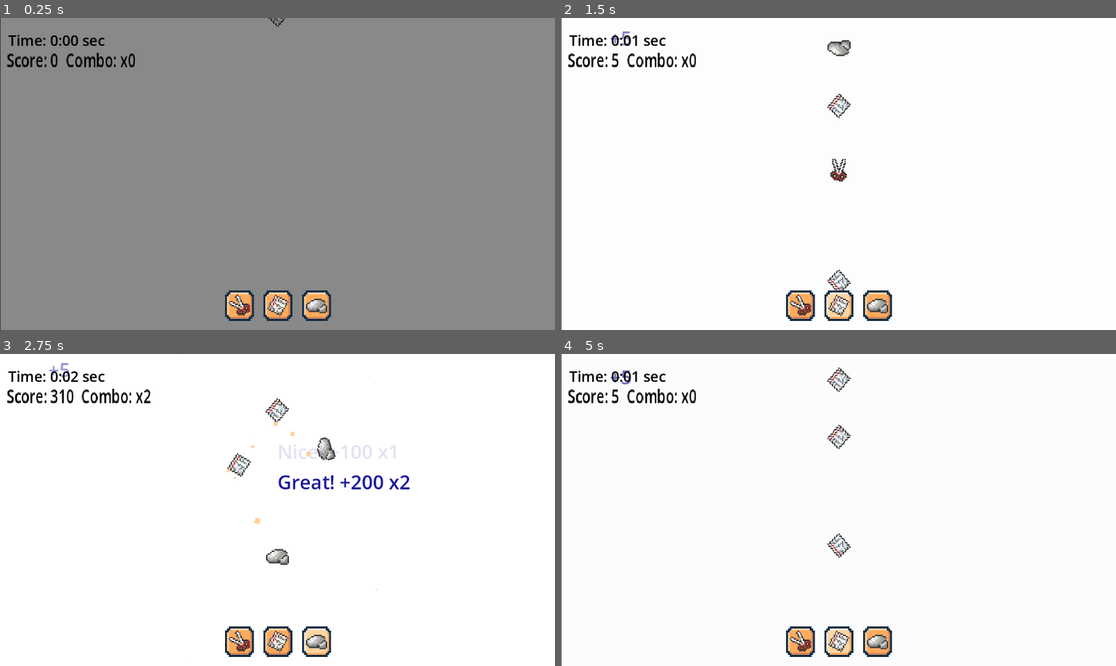
Above: before the commit, frames 1-4 (two rows, left to right).
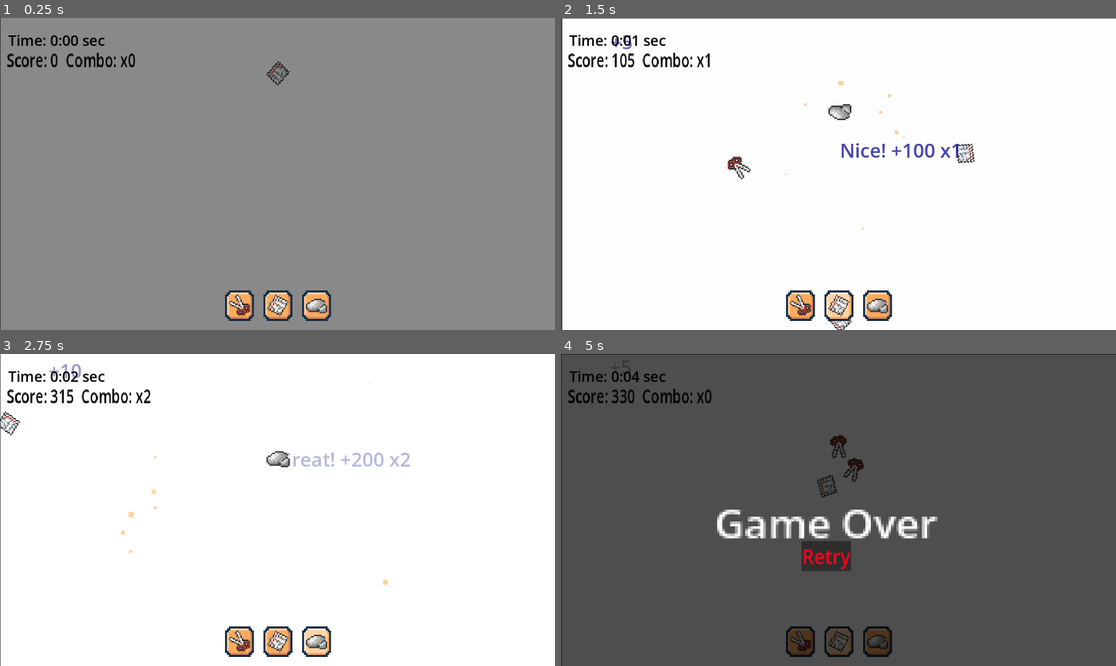
Above: after the commit, the same moments.

Repository: WebsterMiguelle/UnnamedRPS_MockProject
Game: Godot game, scene res://Scenes/Main.tscn
Same seed, same stepped clock (60 frames per second), same inputs: the game is played once before the commit and once after it.
Inputs (mouse positions are in pixels of both pictures, inside the frame that each line leads up to):
- Up to frame 1 (0.25 s): no input
- Up to frame 2 (1.5 s): click (799, 305) at 0.5 s; click (838, 305) at 1.25 s
- Up to frame 3 (2.75 s): click (316, 641) at 2 s
- Up to frame 4 (5 s): click (799, 641) at 2.75 s; click (827, 553) at 3.5 s, where only the run before the commit has a clickable "Retry"; click (838, 641) at 4.25 s

The runs differ from the first frame. In frame 1, 0.2% of the frame differs, in the area x 47-53%, y 0-22%; in frame 2, 2.4%; in frame 3, 2.2%; in frame 4, 99%, in the area x 0-100%, y 0-100%.

Commit message:
Combo System Implemented (Fixed Difficulty Curving)

Diff:
--- a/Scenes/Main.tscn
+++ b/Scenes/Main.tscn
@@ -4,7 +4,7 @@
 [ext_resource type="Script" uid="uid://ccvyibobltoo8" path="res://Scripts/color_rect.gd" id="2_4aqey"]
 [ext_resource type="Texture2D" uid="uid://4outa15memkd" path="res://ASSETS/Buttons.png" id="3_4aqey"]
 [ext_resource type="Texture2D" uid="uid://bpqid0b3j45nr" path="res://ASSETS/Icons.png" id="4_xgxeb"]
-[ext_resource type="Script" uid="uid://bl5qa7n8mmpb6" path="res://Scenes/shake_camera.gd" id="5_ltlj5"]
+[ext_resource type="Script" uid="uid://bl5qa7n8mmpb6" path="res://Scripts/shake_camera.gd" id="5_ltlj5"]
 
 [sub_resource type="AtlasTexture" id="AtlasTexture_xgxeb"]
 atlas = ExtResource("3_4aqey")
--- a/Scenes/clash_particles.tscn
+++ b/Scenes/clash_particles.tscn
@@ -1,6 +1,6 @@
 [gd_scene format=3 uid="uid://6j670v8agu4p"]
 
-[ext_resource type="Script" uid="uid://ctd0luj3026do" path="res://Scenes/clash_particles.gd" id="1_fqgyo"]
+[ext_resource type="Script" uid="uid://ctd0luj3026do" path="res://Scripts/clash_particles.gd" id="1_fqgyo"]
 
 [sub_resource type="Curve" id="Curve_pbw6q"]
 _limits = [0.0, 3.0, 0.0, 1.0]
--- a/Scenes/draw_particles.tscn
+++ b/Scenes/draw_particles.tscn
@@ -1,6 +1,6 @@
 [gd_scene format=3 uid="uid://gu2h8scbagpt"]
 
-[ext_resource type="Script" uid="uid://bquhuar4c8bb7" path="res://Scenes/draw_particles.gd" id="1_7hevp"]
+[ext_resource type="Script" uid="uid://bquhuar4c8bb7" path="res://Scripts/draw_particles.gd" id="1_7hevp"]
 
 [sub_resource type="Curve" id="Curve_ulk4y"]
 _limits = [-24.58, 1.0, 0.0, 1.0]
--- a/Scripts/background.gd
+++ b/Scripts/background.gd
@@ -125,7 +125,7 @@
 	var button_pos = button_node.get_global_position()
 	#shape.position = Vector2(get_viewport_rect().size.x / 2, PLAYER_LINE_Y)  # same Y for horizontal line
 	var start_x = get_viewport_rect().size.x / 2
-	var start_y = get_viewport_rect().size.y - 50  # bottom of screen
+	var start_y = get_viewport_rect().size.y + 50  # bottom of screen
 	shape.position = Vector2(start_x, start_y)
 	if shape.has_method("setup"):
 		shape.setup(player_speed, player_acceleration, 0)
@@ -153,38 +153,24 @@
 
 	update_score_label()
 
-	enemy_spawn_timer += delta
-	if enemy_spawn_timer >= enemy_spawn_rate:
-		spawn_enemy_top()
-		enemy_spawn_timer = 0.0
-
 	for player in get_tree().get_nodes_in_group("players"):
-		player.position.y -= player_speed * delta
+		if player.position.y > 0:
+			player.speed += player.acceleration
+		player.position.y -= player.speed * delta
 		check_clash(player)
 		if player.position.y < -50:
 			player.queue_free()
 
 	for enemy in get_tree().get_nodes_in_group("enemies"):
-		if enemy.position.y > get_viewport_rect().size.y:
+		if enemy.speed > final_enemy_speed:
+			enemy.speed -= enemy.decceleration
+		enemy.position.y += enemy.speed * delta
+		if enemy.position.y > get_viewport_rect().size.y and enemy.is_clashed == false:
 			show_game_over()
 			return
 
-	enemy_spawn_timer += delta
-	if enemy_spawn_timer >= enemy_spawn_rate:
-		spawn_enemy_top()
-		enemy_spawn_timer = 0.0
-
-func animate_up(shape):
-	var tween = create_tween()
-	tween.tween_property(shape, "position:y", shape.position.y - 50, 0.5)
-
-func animate_enemy_down(enemy):
-	var bottom_y = get_viewport_rect().size.y + 60
-	var tween = create_tween()
-	tween.set_pause_mode(Tween.TWEEN_PAUSE_STOP)
-	tween.tween_property(enemy, "position:y", bottom_y, 5)
-
-func spawn_enemy_top(value: int = -1):
+
+func spawn_enemy_top(value: int):
 	var shape_scene
 	if value == -1:
 		var rand = randi() % 3
@@ -205,7 +191,6 @@
 	enemy.position = Vector2(get_viewport_rect().size.x / 2, -50)
 	enemy.scale.y = -1
 	add_child(enemy)
-	animate_enemy_down(enemy)
 
 func enemy_headstart():
 	spawn_enemy_top(-1)
@@ -226,7 +211,7 @@
 			player_shape.is_clashed = true
 			resolve_rps(player_shape.type_name, enemy.type_name, player_shape.global_position)
 
-			var shake_power = clamp(0.5 + combo * 0.1, 0.5, 2.0)
+			var shake_power = clamp(0.5 + combo * 0.1, 0.2, 0.8)
 			shake_camera.add_trauma(shake_power)
 			var tween = create_tween()
 			tween.tween_property(Engine, "time_scale", 0.1, 0)
@@ -318,3 +303,11 @@
 func _on_retry_pressed() -> void:
 	get_tree().paused = false
 	get_tree().reload_current_scene()
+
+
+func _on_difficulty_timer_timeout() -> void:
+	final_enemy_speed += 10
+	enemy_spawn_rate -= 0.2
+	enemy_timer.wait_time = enemy_spawn_rate
+	initial_enemy_speed += 25
+	print('DIFFICULTY UP!')
--- a/main.tscn
+++ /dev/null
@@ -1,72 +0,0 @@
-[gd_scene format=3 uid="uid://dh4d75d00eypi"]
-
-[ext_resource type="Script" uid="uid://dm4ama6yvehdp" path="res://background.gd" id="1_0xm2m"]
-[ext_resource type="Script" path="res://color_rect.gd" id="2_h2yge"]
-
-[node name="Main" type="Node2D" unique_id=76817665]
-script = ExtResource("1_0xm2m")
-
-[node name="ColorRect" type="ColorRect" parent="." unique_id=1359677457]
-offset_left = -6.0
-offset_top = 2.0
-offset_right = 1147.0
-offset_bottom = 656.0
-script = ExtResource("2_h2yge")
-
-[node name="CanvasLayer" type="CanvasLayer" parent="." unique_id=938028321]
-
-[node name="Time Freenzy" type="Label" parent="CanvasLayer" unique_id=74249725]
-self_modulate = Color(0, 0, 0, 1)
-light_mask = 7
-visibility_layer = 127
-offset_left = 947.0
-offset_top = 4.0
-offset_right = 1130.0
-offset_bottom = 46.0
-theme_override_colors/font_color = Color(1, 0, 0, 1)
-theme_override_font_sizes/font_size = 25
-text = "Time: 30:00 sec"
-horizontal_alignment = 1
-vertical_alignment = 1
-
-[node name="HBoxContainer" type="HBoxContainer" parent="CanvasLayer" unique_id=50806588]
-custom_minimum_size = Vector2(60, 60)
-anchors_preset = -1
-anchor_left = 0.5
-anchor_top = 0.95400006
-anchor_right = 0.5
-anchor_bottom = 1.0
-offset_left = -168.0
-offset_top = -52.192017
-offset_right = 171.0
-offset_bottom = -19.0
-grow_horizontal = 2
-grow_vertical = 0
-size_flags_horizontal = 3
-size_flags_stretch_ratio = 8.98
-theme_override_constants/separation = 20
-alignment = 1
-
-[node name="Scissors" type="Button" parent="CanvasLayer/HBoxContainer" unique_id=1128328781]
-custom_minimum_size = Vector2(60, 60)
-layout_mode = 2
-size_flags_stretch_ratio = 3.0
-action_mode = 0
-text = "Scissor"
-icon_alignment = 1
-expand_icon = true
-
-[node name="Paper" type="Button" parent="CanvasLayer/HBoxContainer" unique_id=1618276868]
-custom_minimum_size = Vector2(60, 60)
-layout_mode = 2
-text = "Paper"
-
-[node name="Rock" type="Button" parent="CanvasLayer/HBoxContainer" unique_id=1378380604]
-custom_minimum_size = Vector2(60, 60)
-layout_mode = 2
-text = "Rock"
-
-[connection signal="mouse_entered" from="CanvasLayer/HBoxContainer/Scissors" to="." method="_on_scissors_mouse_entered"]
-[connection signal="pressed" from="CanvasLayer/HBoxContainer/Scissors" to="." method="_on_scissors_pressed"]
-[connection signal="pressed" from="CanvasLayer/HBoxContainer/Paper" to="." method="_on_paper_pressed"]
-[connection signal="pressed" from="CanvasLayer/HBoxContainer/Rock" to="." method="_on_rock_pressed"]
Renamed: Scenes/clash_particles.gd -> Scripts/clash_particles.gd
Renamed: Scenes/clash_particles.gd.uid -> Scripts/clash_particles.gd.uid
Renamed: Scenes/draw_particles.gd -> Scripts/draw_particles.gd
Renamed: Scenes/draw_particles.gd.uid -> Scripts/draw_particles.gd.uid
Renamed: Scenes/shake_camera.gd -> Scripts/shake_camera.gd
Renamed: Scenes/shake_camera.gd.uid -> Scripts/shake_camera.gd.uid
